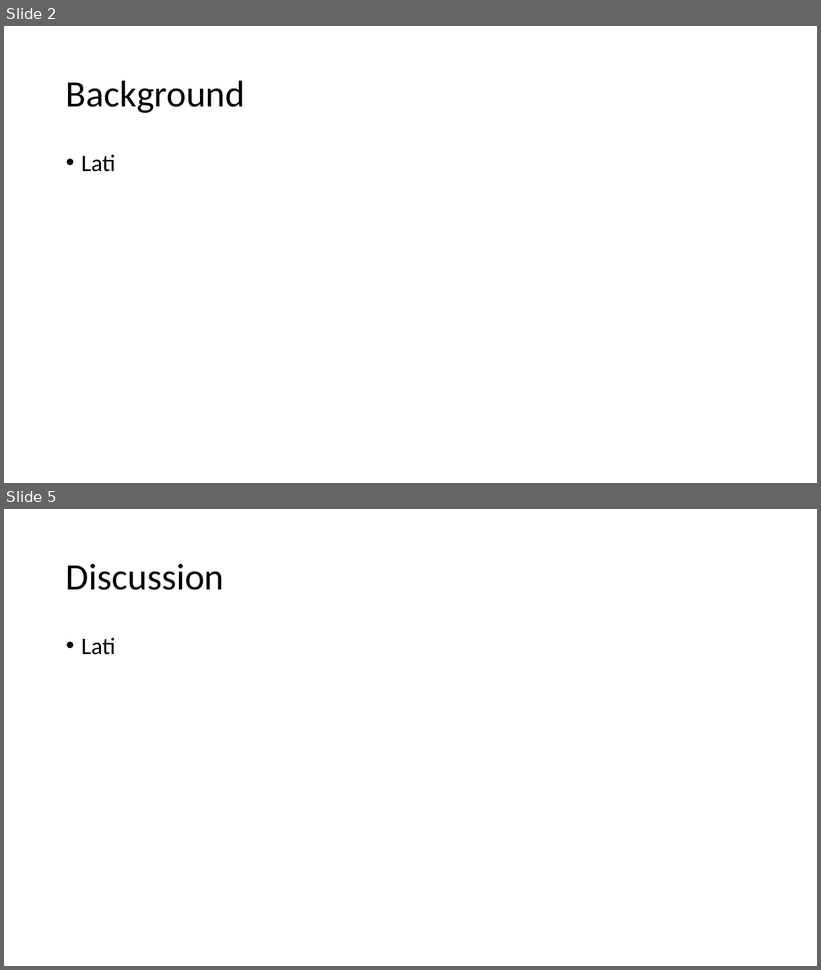
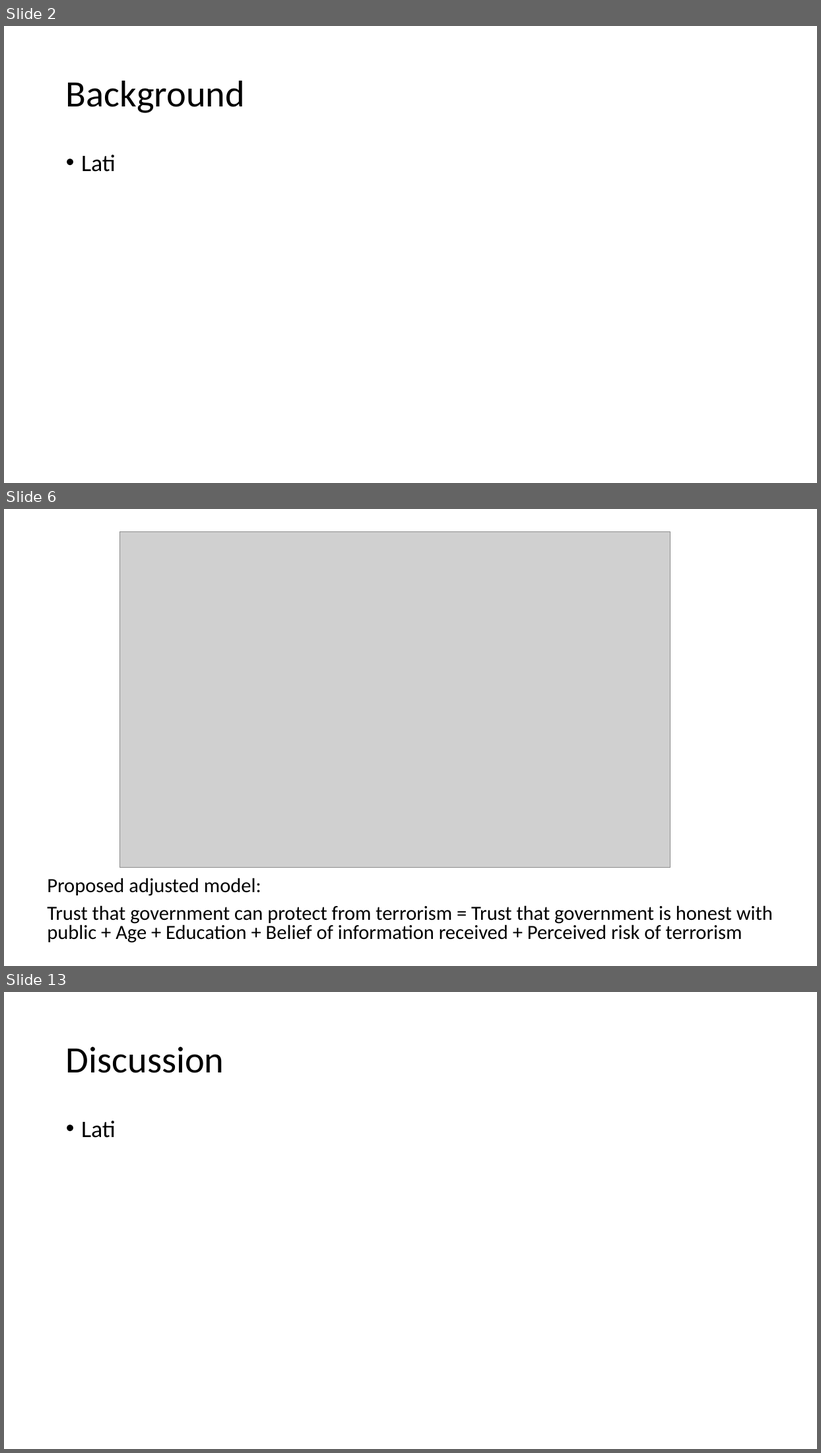
Before and after one commit to ska247/ADA-Final-Project, a slide deck: ADA Presentation.pptx. Shown one above the other, each under a label of ours: slides 2 and 5 before the commit, slides 2, 6 and 13 after it; the slides between them are not shown. The pictures are 821x970 and 821x1453 pixels, drawn with LibreOffice and Linux fonts; fonts in the diff are those of the drawing; grey boxes stand for pictures. Boxes give left, top, right and bottom in pixels: in the first picture for what was removed or moved away, otherwise in the second. Text is boxed around its words. In the diff, an @@ line names an element or a change of style, - is before the commit and + after.

```diff
--- a/ADA Presentation.pptx
+++ b/ADA Presentation.pptx
@@ slide 6 added at [4, 509, 817, 966], background #FFFFFF @@
@@ picture added at [120, 531, 670, 867] @@
@@ text added at [47, 878, 773, 943], 23.8 pt, text #000000 @@
+Proposed adjusted model:
+Trust that government can protect from terrorism = Trust that government is honest with public + Age + Education + Belief of information received + Perceived risk of terrorism
@@ what was slide 5 is now slide 13 @@
```
Also in this commit, not shown: 10 other slides added, 3 slides removed.
